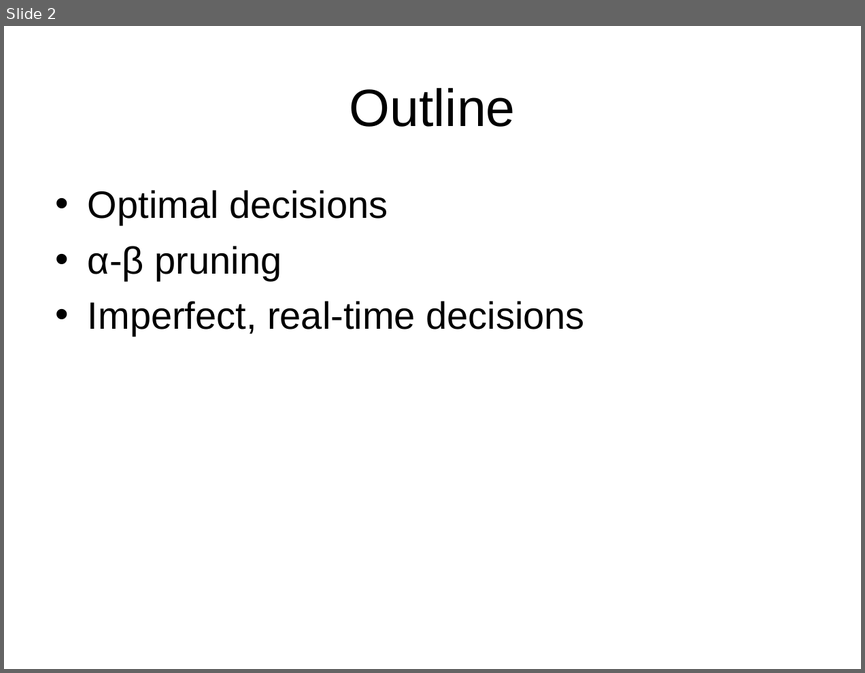
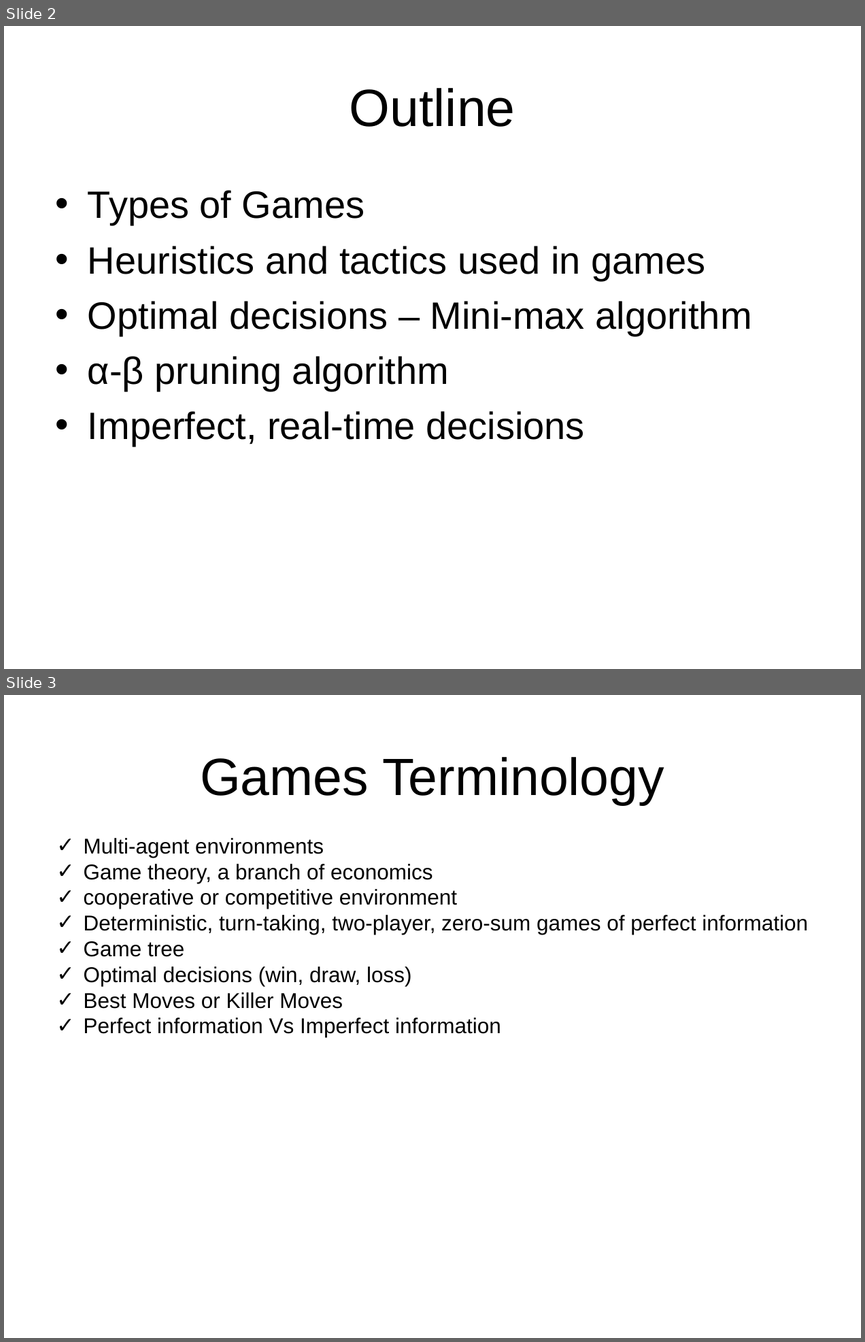
Before and after one commit to Rafi-afridi/Artificial_intelligence, a slide deck: Book slides/m6-game.ppt. Shown one above the other, each under a label of ours: slide 2 before the commit, slides 2 and 3 after it. The pictures are 865x673 and 865x1342 pixels, drawn with LibreOffice and Linux fonts; fonts in the diff are those of the drawing. Boxes give left, top, right and bottom in pixels: in the first picture for what was removed or moved away, otherwise in the second. Text is boxed around its words. In the diff, an @@ line names an element or a change of style, - is before the commit and + after.

```diff
--- a/Book slides/m6-game.ppt
+++ b/Book slides/m6-game.ppt
@@ slide 3 added at box(4, 695, 861, 1338), background #FFFFFF @@
@@ title added at box(200, 757, 664, 805), 44 pt, text #000000 @@
+Games Terminology
@@ text added at box(84, 838, 808, 1037), 18 pt, text #000000 @@
+✓ Multi-agent environments
+✓ Game theory, a branch of economics
+✓ cooperative or competitive environment
+✓ Deterministic, turn-taking, two-player, zero-sum games of perfect information
+✓ Game tree
+✓ Optimal decisions (win, draw, loss)
+✓ Best Moves or Killer Moves
+✓ Perfect information Vs Imperfect information
@@ slide 2 changed as well @@
@@ text at box(88, 190, 751, 391): text changed @@
-• Optimal decisions
-• α-β pruning
+• Types of Games
+• Heuristics and tactics used in games
+• Optimal decisions – Mini-max algorithm
+• α-β pruning algorithm
```
Also in this commit, not shown: 2 other slides changed, 21 other slides added, 15 slides removed, 15 other files.
